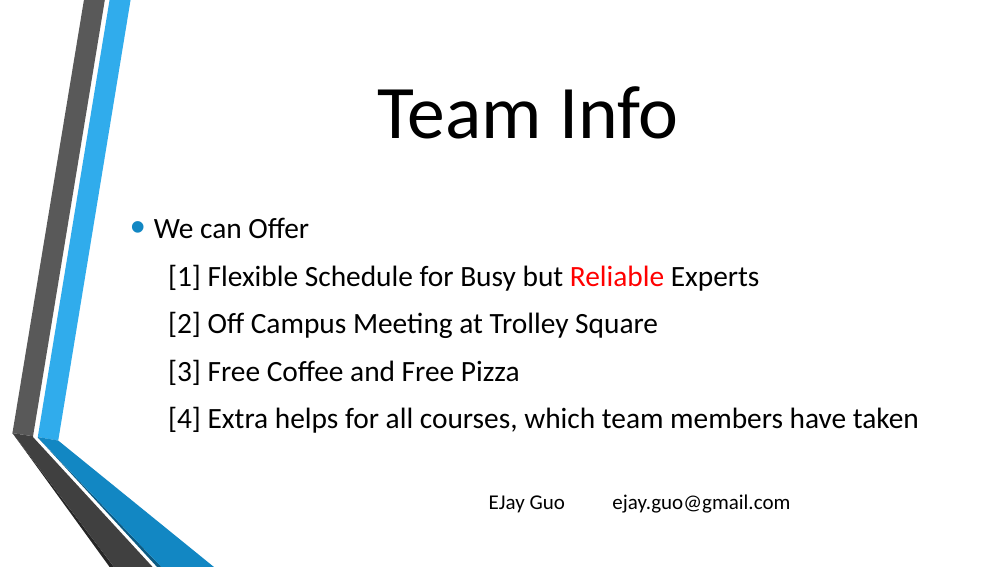
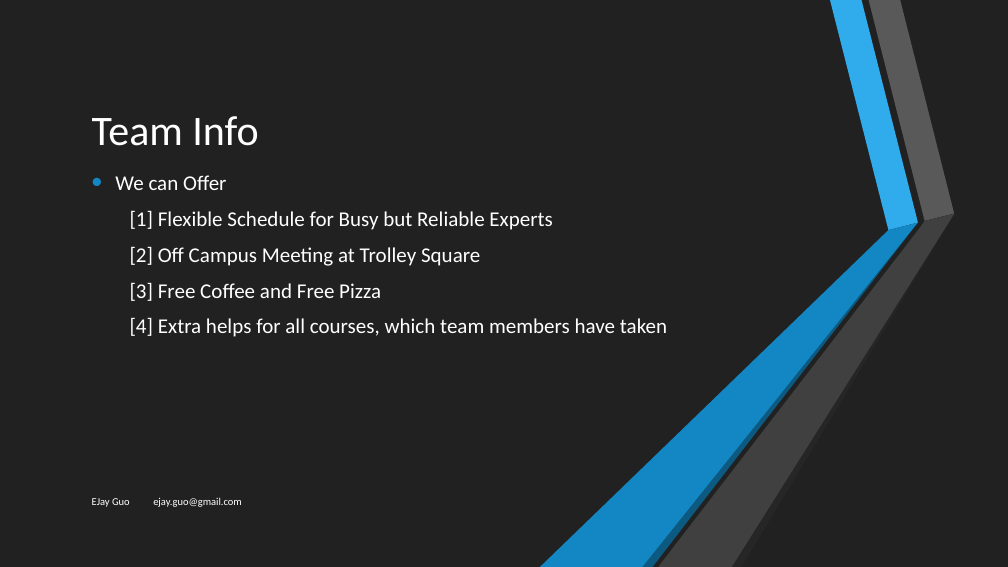
Before and after one commit to ejayguo/2018Fall_CapstoneDesign_TeamInfo, a slide deck: slide 9 of Yijie Guo - Presentation.pptx (slide 8 before the commit). Drawn at 1008x567 pixels with LibreOffice and Linux fonts; fonts in the diff are those of the drawing; background and template pictures are left out. Boxes give left, top, right and bottom in pixels: in the first picture for what was removed or moved away, otherwise in the second. Text is boxed around its words. In the diff, an @@ line names an element or a change of style, - is before the commit and + after.

```diff
--- a/Yijie Guo - Presentation.pptx
+++ b/Yijie Guo - Presentation.pptx
@@ background picture (left out) to #212121 @@
@@ rectangle added at box(0, 0, 1008, 567), fill #212121 @@
@@ freeform shape at box(12, 0, 104, 436): fill #595959 to #FFFFFF @@
@@ title "Team Info": place and size @@
-title "Team Info" at box(378, 86, 679, 139)
+title "Team Info" at box(92, 116, 258, 146)
@@ title "Team Info" at box(92, 116, 258, 146): size 72 to 40 pt, text colour #000000 to #FFFFFF; alignment centre to left @@
@@ text "We can Offer": place and size @@
-text "We can Offer" at box(154, 217, 919, 433)
+text "We can Offer" at box(115, 175, 667, 337)
@@ text "We can Offer" at box(115, 175, 667, 337): size 28 to 20 pt, text colour #000000 to #FFFFFF; text colour #FF0000 to #FFFFFF in "Reliable"; less space between paragraphs; vertical alignment middle to top @@
@@ group added at box(540, 0, 955, 567): 6 freeform shapes @@
@@ freeform shape at box(12, 433, 113, 567): fill #262626 to #FFFFFF @@
@@ freeform shape at box(12, 433, 152, 567): fill #404040 to #FFFFFF @@
@@ text "EJay Guo ejay.guo@gmail.com": place and size @@
-text "EJay Guo ejay.guo@gmail.com" at box(489, 494, 790, 513)
+text "EJay Guo ejay.guo@gmail.com" at box(92, 497, 242, 507)
@@ text "EJay Guo ejay.guo@gmail.com" at box(92, 497, 242, 507): size 20 to 10 pt, text colour #000000 to #FFFFFF; alignment right to left; more space between paragraphs @@
```
Also in this commit, not shown: 8 other slides changed, 1 slide added.
